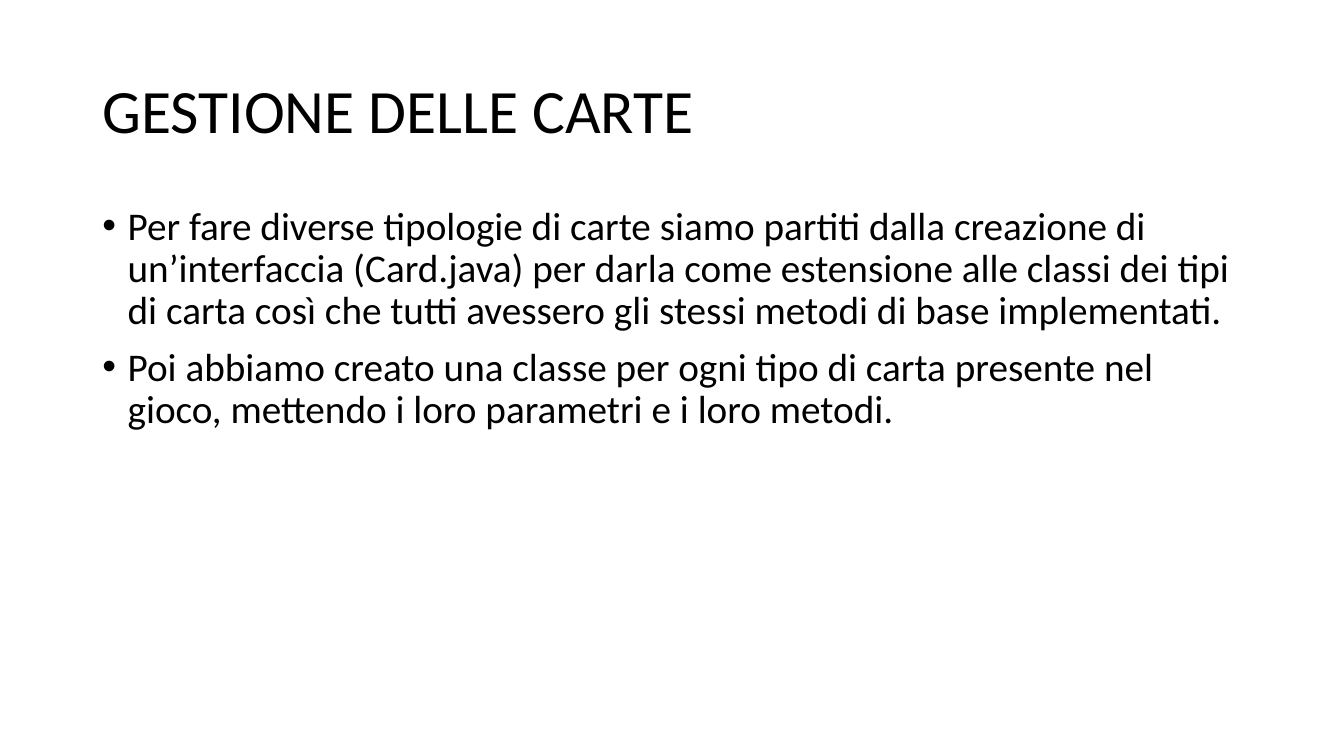
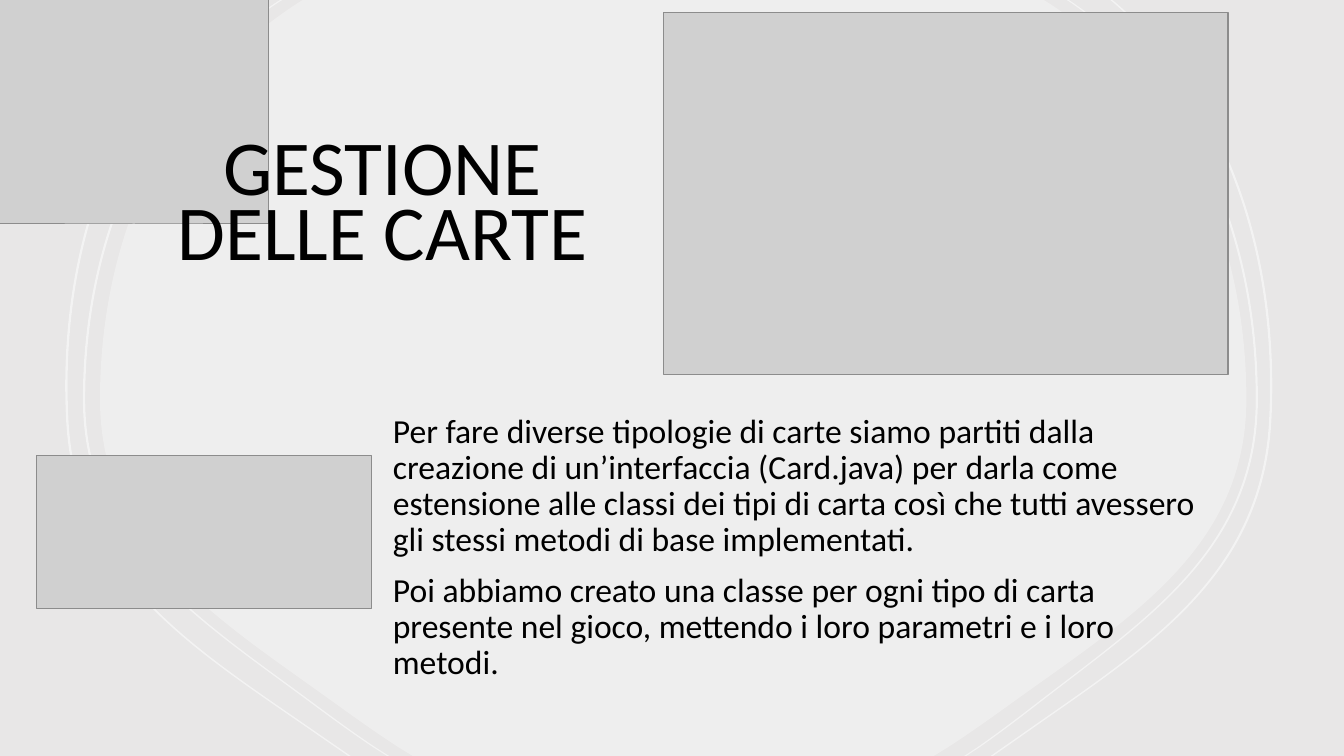
Before and after one commit to simoriv4/scacchi, a slide deck: slide 10 of docs/slides/Uno-game.pptx (slide 6 before the commit). Drawn at 1344x756 pixels with LibreOffice and Linux fonts; fonts in the diff are those of the drawing; grey boxes stand for pictures. Boxes give left, top, right and bottom in pixels: in the first picture for what was removed or moved away, otherwise in the second. Text is boxed around its words. In the diff, an @@ line names an element or a change of style, - is before the commit and + after.

Commit message:
modifiche cartella doc modifca presentazione PowerPoint generazione immagini .png dei diagrammi UML

```diff
--- a/docs/slides/Uno-game.pptx
+++ b/docs/slides/Uno-game.pptx
@@ background #FFFFFF to #FF0000 @@
@@ rectangle added at (0, 0, 1344, 756), fill #E9E7E7 @@
@@ picture added at (0, 0, 268, 224) @@
@@ picture added at (664, 12, 1229, 374) @@
@@ group added at (66, 0, 1273, 756): 5 freeform shapes @@
@@ text "GESTIONE DELLE CARTE": place and size @@
-text "GESTIONE DELLE CARTE" at (102, 93, 693, 134)
+text "GESTIONE DELLE CARTE" at (178, 130, 588, 261)
@@ text "GESTIONE DELLE CARTE" at (178, 130, 588, 261): size 44 to 55.5 pt; alignment left to centre; line spacing 0.9 to 0.7; vertical alignment middle to bottom @@
@@ text "Per fare diverse tipologie di ...": place and size @@
-text "Per fare diverse tipologie di ..." at (128, 212, 1229, 430)
+text "Per fare diverse tipologie di ..." at (393, 419, 1194, 675)
@@ text "Per fare diverse tipologie di ..." at (393, 419, 1194, 675): size 28 to 24 pt; bullet • to none @@
@@ picture added at (37, 455, 372, 609) @@
```
Also in this commit, not shown: 5 other slides changed, 7 slides added, 3 other files.
